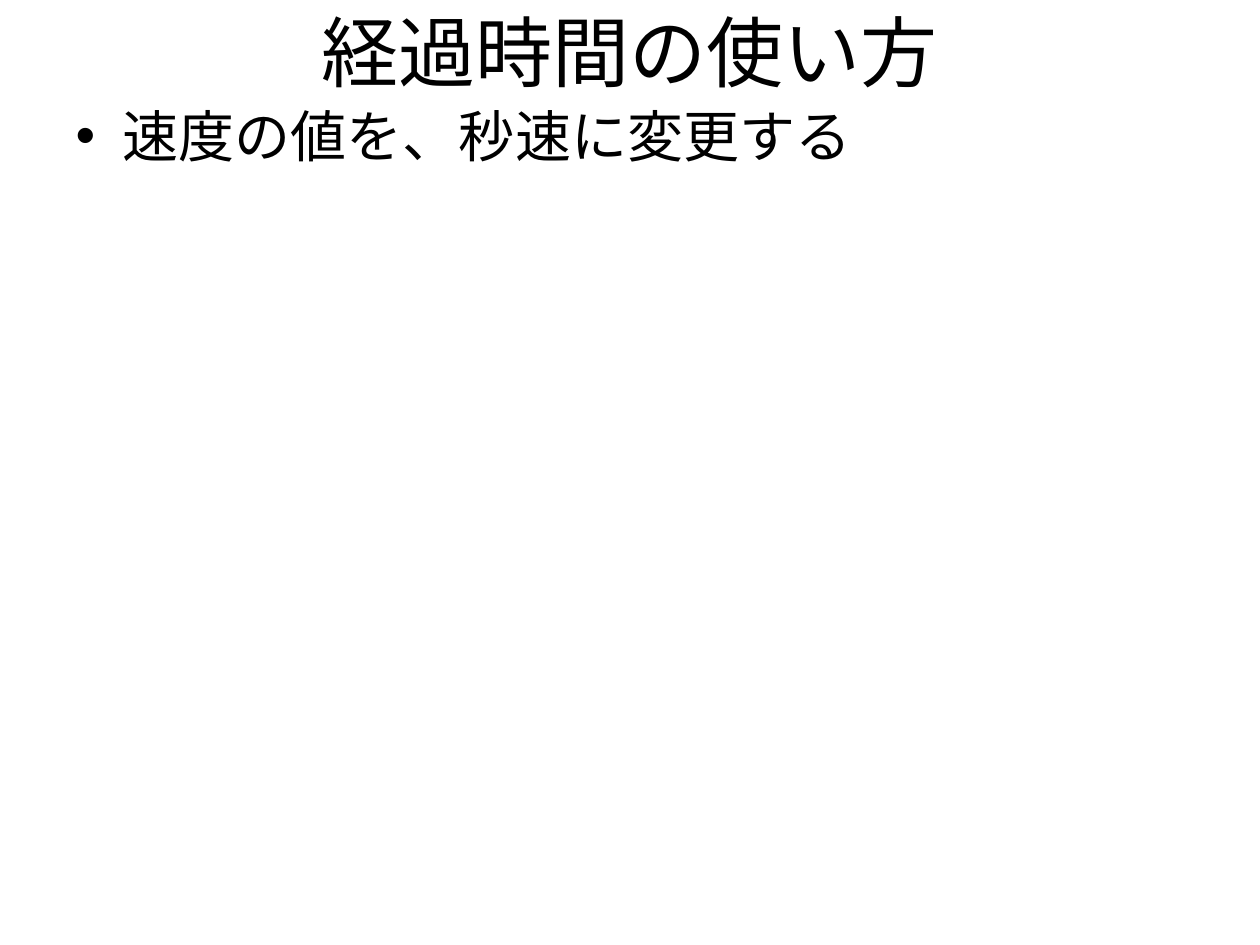
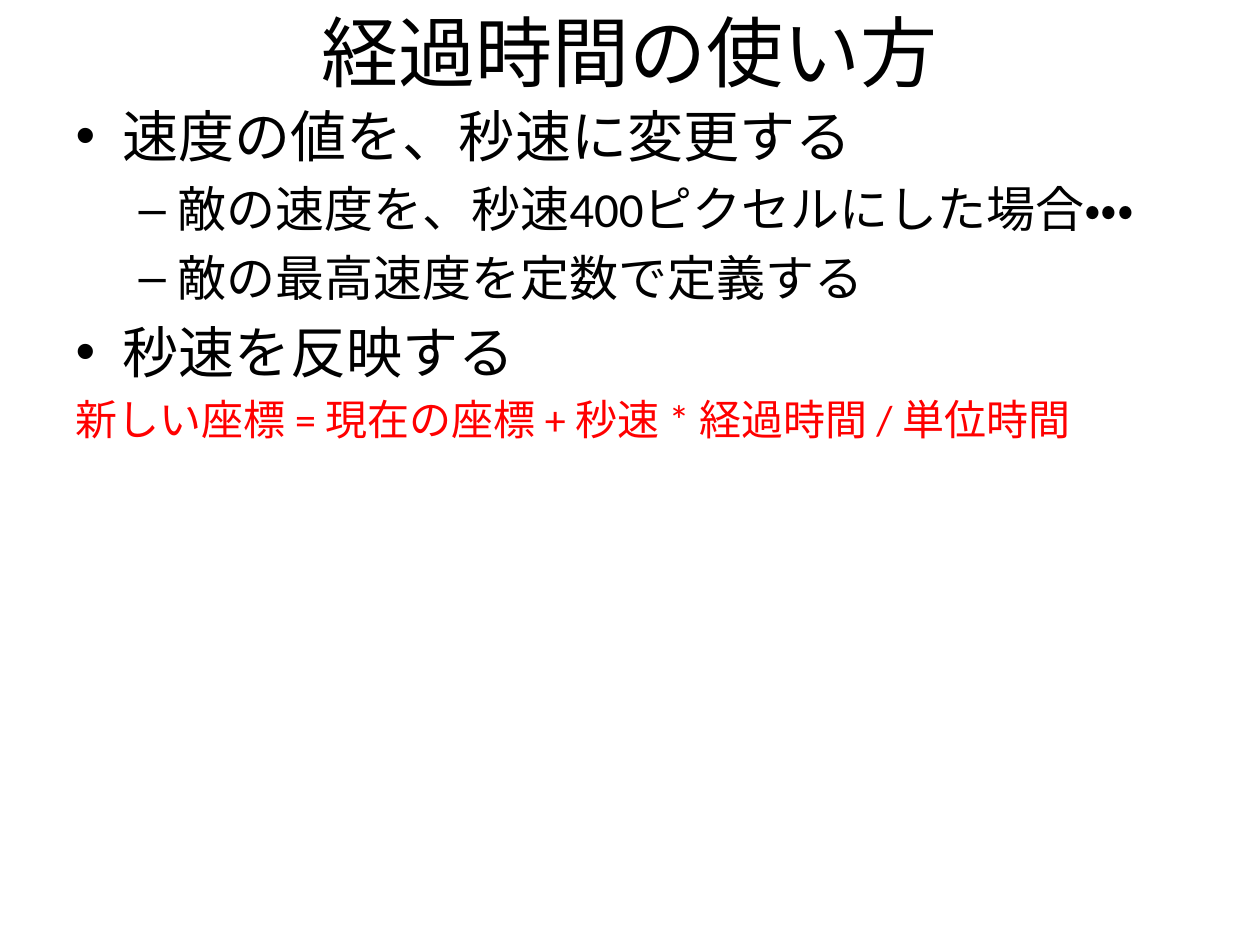
Before and after one commit to tanakaedu/dat1401_mouse, a slide deck: slide 4 of 140620.pptx. Drawn at 1260x945 pixels with LibreOffice and Linux fonts; fonts in the diff are those of the drawing. Boxes give left, top, right and bottom in pixels: in the first picture for what was removed or moved away, otherwise in the second. Text is boxed around its words. In the diff, an @@ line names an element or a change of style, - is before the commit and + after.

```diff
--- a/140620.pptx
+++ b/140620.pptx
@@ text at [76,185,1134,439]: paragraphs added @@
+  – 敵の速度を、秒速400ピクセルにした場合・・・
+  – 敵の最高速度を定数で定義する
+• 秒速を反映する
+新しい座標 = 現在の座標 + 秒速 * 経過時間 / 単位時間
```
Also in this commit, not shown: 1 other file.
